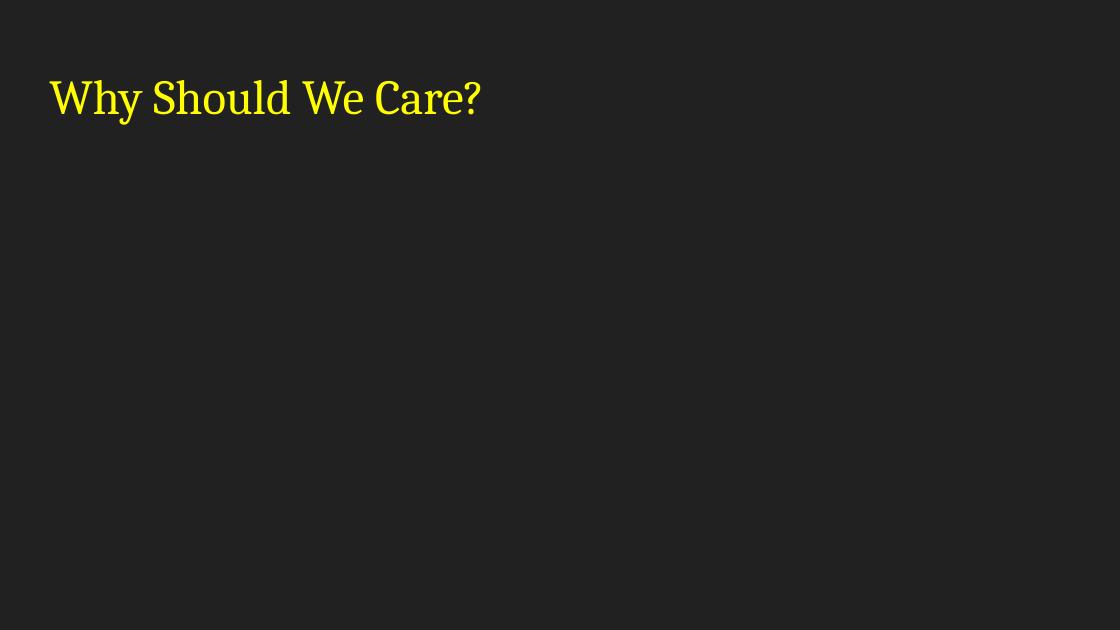
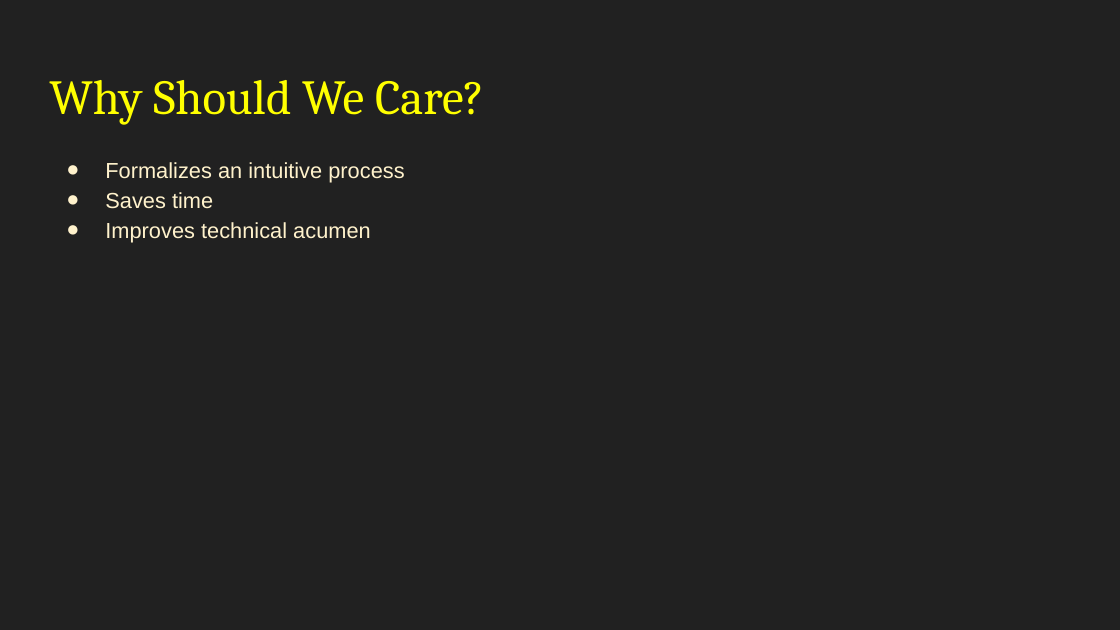
Before and after one commit to BYU-ITCSA/Dark-Mode, a slide deck: slide 5 of Lesson 4: Troubleshooting/Troubleshooting.pptx. Drawn at 1120x630 pixels with LibreOffice and Linux fonts; fonts in the diff are those of the drawing. Boxes give left, top, right and bottom in pixels: in the first picture for what was removed or moved away, otherwise in the second. Text is boxed around its words. In the diff, an @@ line names an element or a change of style, - is before the commit and + after.

Commit message:
Sub Final

```diff
--- a/Lesson 4: Troubleshooting/Troubleshooting.pptx
+++ b/Lesson 4: Troubleshooting/Troubleshooting.pptx
@@ text added at (x1=105, y1=162, x2=404, y2=242), 14 pt, text #FFF2CC @@
+● Formalizes an intuitive process
+● Saves time
+● Improves technical acumen
```
Also in this commit, not shown: 2 other slides changed, 6 slides added, 1 slide removed.
